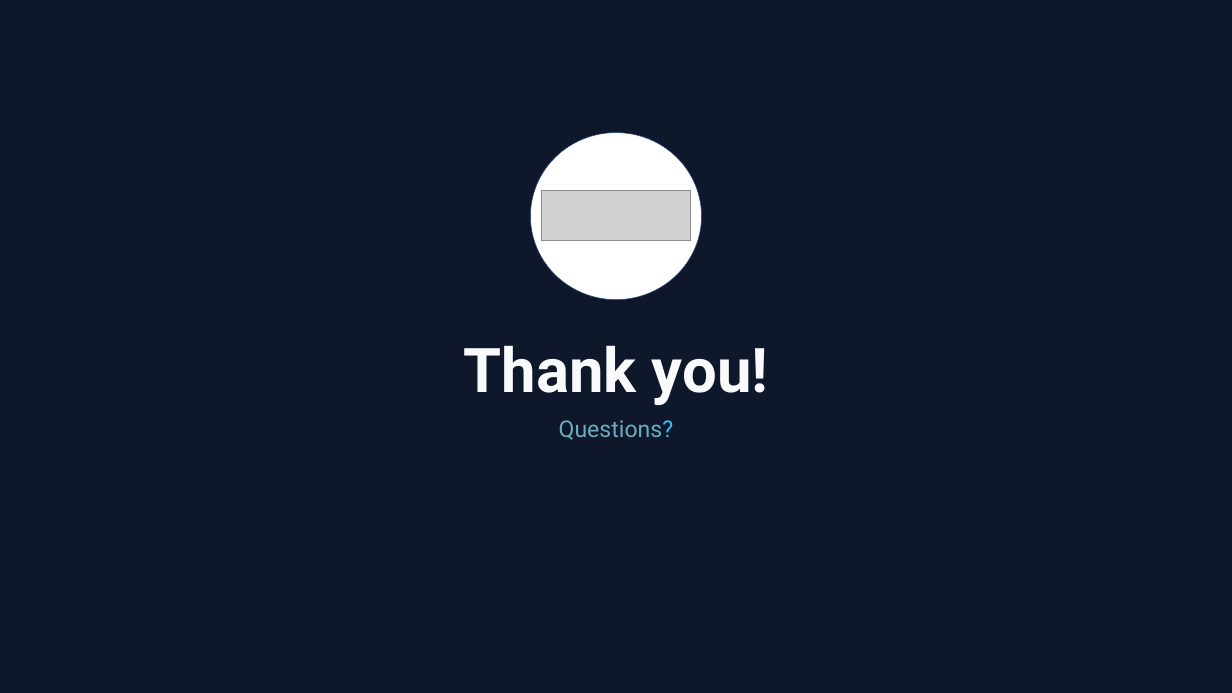
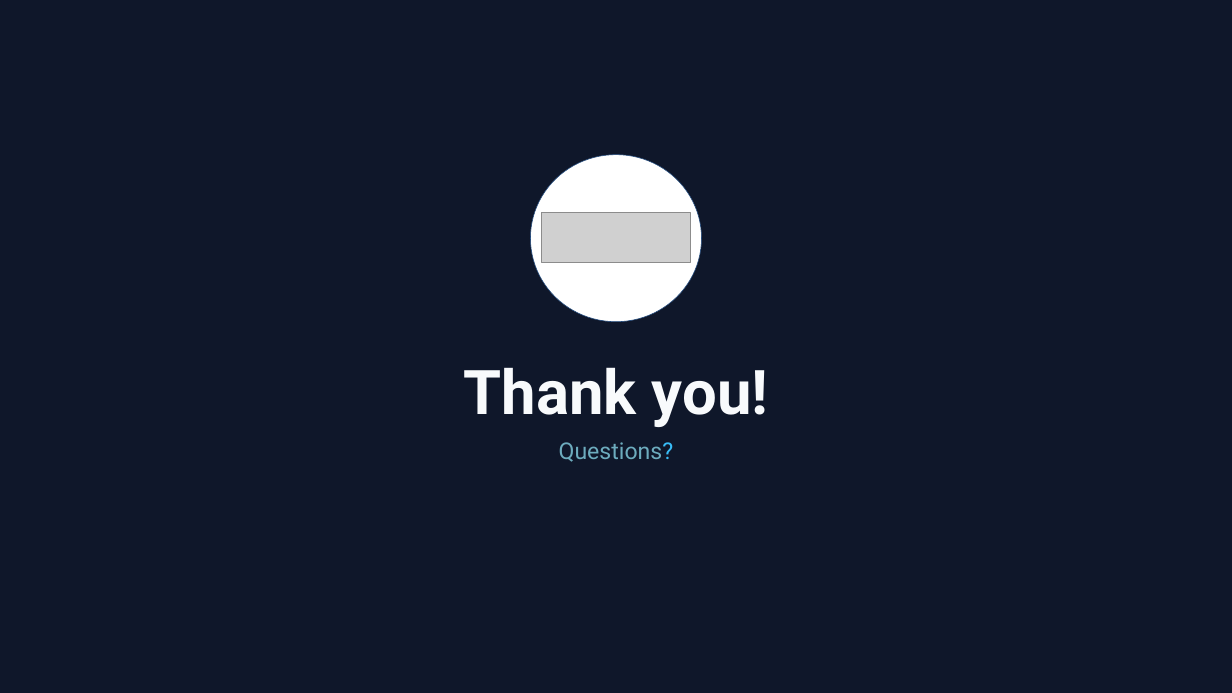
Before and after one commit to Max-Kem/AI-Content-Creator---Group-7, a slide deck: slide 12 of PPT/Project 2 - Group 7 (Barsha, Julia, Maximilian).pptx (slide 11 before the commit). Drawn at 1232x693 pixels with LibreOffice and Linux fonts; fonts in the diff are those of the drawing; grey boxes stand for pictures. Boxes give left, top, right and bottom in pixels: in the first picture for what was removed or moved away, otherwise in the second. Text is boxed around its words. In the diff, an @@ line names an element or a change of style, - is before the commit and + after.

```diff
--- a/PPT/Project 2 - Group 7 (Barsha, Julia, Maximilian).pptx
+++ b/PPT/Project 2 - Group 7 (Barsha, Julia, Maximilian).pptx
@@ ellipse: place and size @@
-ellipse at (531, 133, 701, 300)
+ellipse at (531, 154, 701, 322)
@@ picture: place and size @@
-picture at (542, 190, 689, 240)
+picture at (542, 213, 689, 262)
@@ text "Thank you!": place and size @@
-text "Thank you!" at (464, 345, 768, 405)
+text "Thank you!" at (464, 367, 768, 427)
@@ text "Questions?": place and size @@
-text "Questions?" at (559, 420, 674, 440)
+text "Questions?" at (559, 442, 674, 462)
```
Also in this commit, not shown: 3 other slides changed, 1 slide added.
